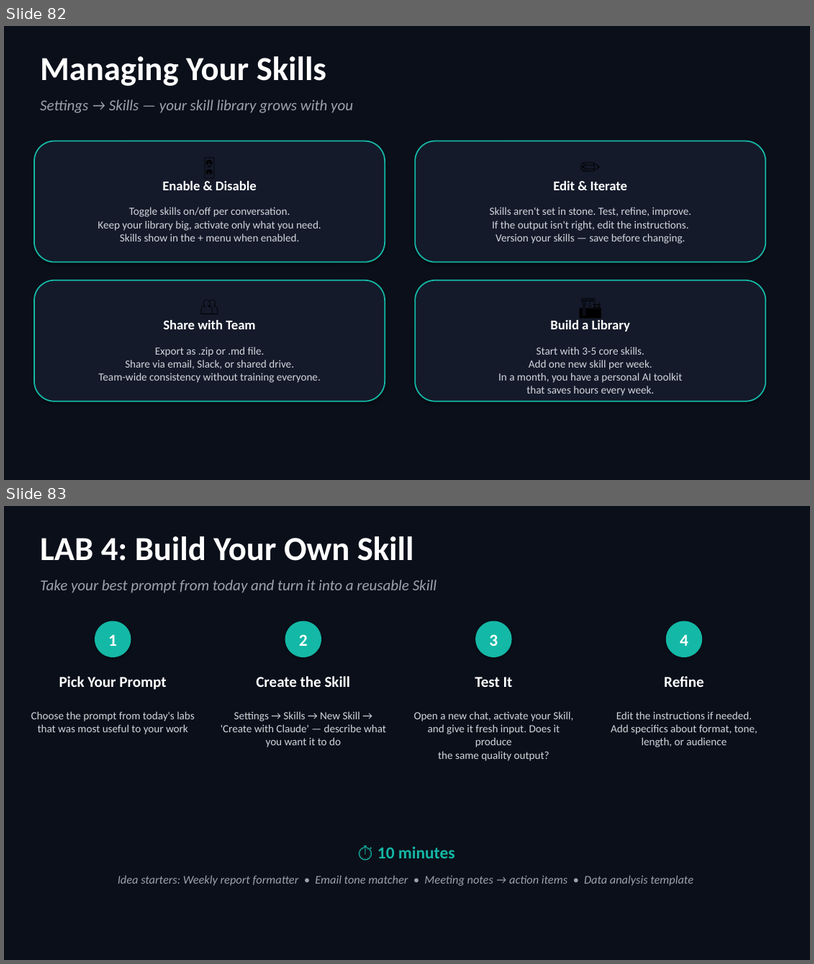
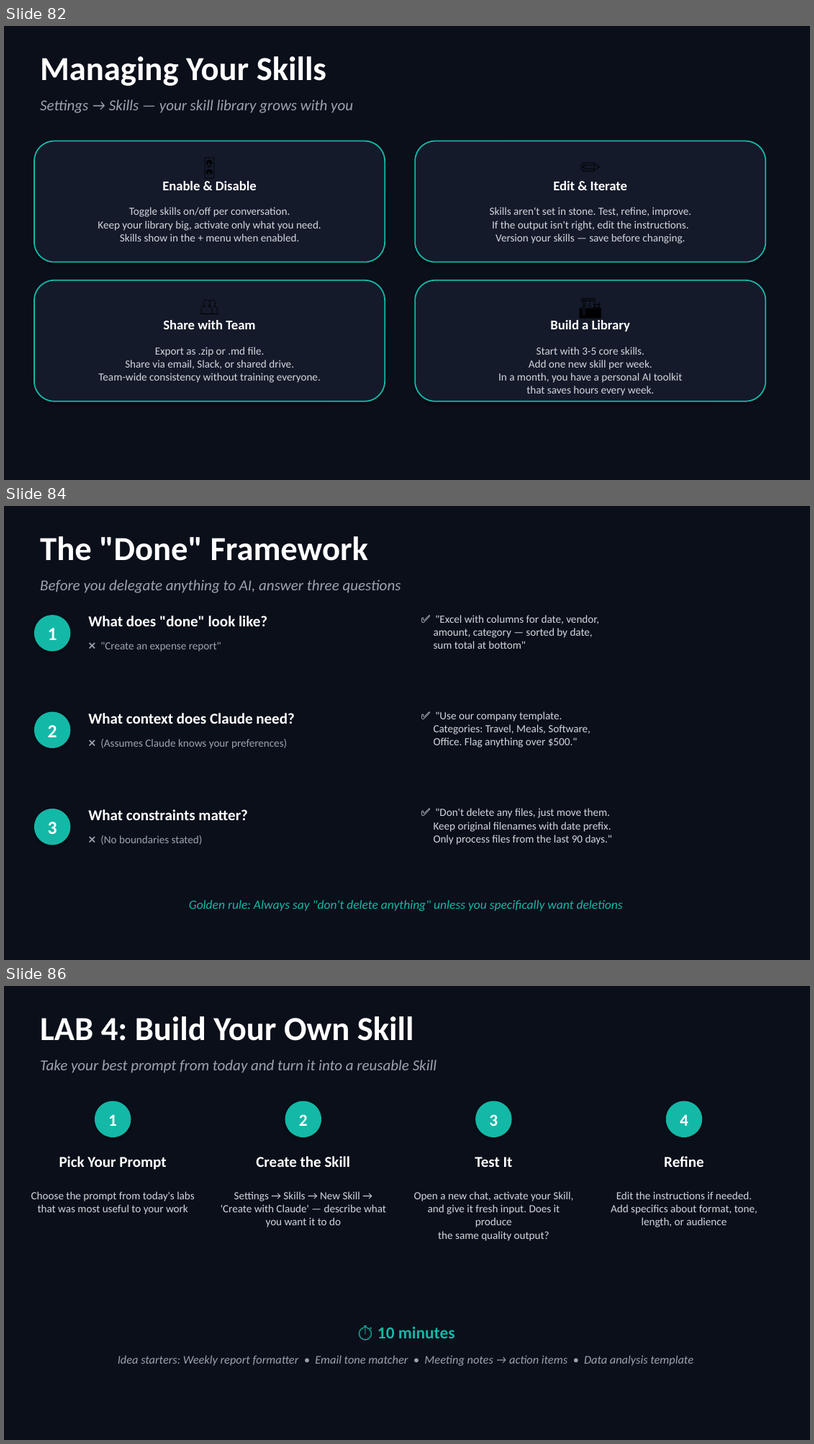
Before and after one commit to scottrhay/AIA-ClaudeCopilot, a slide deck: slides/Day1_Claude_for_Business.pptx. Shown one above the other, each under a label of ours: slides 82 and 83 before the commit, slides 82, 84 and 86 after it; the slides between them are not shown. The pictures are 814x964 and 814x1444 pixels, drawn with LibreOffice and Linux fonts; fonts in the diff are those of the drawing. Boxes give left, top, right and bottom in pixels: in the first picture for what was removed or moved away, otherwise in the second. Text is boxed around its words. In the diff, an @@ line names an element or a change of style, - is before the commit and + after.

Commit message:
Day 1: Add 3 Cowork slides — file operations, Done framework, AI Employee mindset
1. Claude Cowork: AI That Produces Actual Files (4 cards: file ops, real docs, research synthesis, AI employee)
2. The 'Done' Framework (3 questions: what does done look like, context, constraints)
3. The AI Employee Mindset (chatbot thinking vs delegation thinking)

Inserted before Lab 4 in Section 4. Day 1 now 97 slides.
Source: Claude Cowork Complete Guide.

```diff
--- a/slides/Day1_Claude_for_Business.pptx
+++ b/slides/Day1_Claude_for_Business.pptx
@@ slide 84 added at [4, 506, 810, 960], background #0B0F1A @@
@@ text added at [40, 536, 368, 561], 40 pt, text #FFFFFF, bold @@
+The "Done" Framework
@@ text added at [40, 579, 401, 593], 18 pt, text #9CA3AF, italic @@
+Before you delegate anything to AI, answer three questions
@@ ellipse added at [34, 615, 70, 651], fill #14B8A6, 22 pt, text #FFFFFF, bold @@
+1
@@ text added at [88, 615, 268, 626], 18 pt, text #FFFFFF, bold @@
+What does "done" look like?
@@ text added at [434, 615, 599, 649], 13 pt, text #D1D5DB @@
+✅ "Excel with columns for date, vendor,
+amount, category — sorted by date,
+sum total at bottom"
@@ text added at [100, 642, 221, 651], 13 pt, text #9CA3AF @@
+❌ "Create an expense report"
@@ ellipse added at [34, 712, 70, 748], fill #14B8A6, 22 pt, text #FFFFFF, bold @@
+2
@@ text added at [88, 713, 294, 723], 18 pt, text #FFFFFF, bold @@
+What context does Claude need?
@@ text added at [434, 711, 591, 747], 13 pt, text #D1D5DB @@
+✅ "Use our company template.
+Categories: Travel, Meals, Software,
+Office. Flag anything over $500."
@@ text added at [100, 739, 287, 749], 13 pt, text #9CA3AF @@
+❌ (Assumes Claude knows your preferences)
@@ text added at [434, 808, 612, 844], 13 pt, text #D1D5DB @@
+✅ "Don't delete any files, just move them.
+Keep original filenames with date prefix.
+Only process files from the last 90 days."
@@ ellipse added at [34, 808, 70, 845], fill #14B8A6, 22 pt, text #FFFFFF, bold @@
+3
@@ text added at [88, 809, 247, 820], 18 pt, text #FFFFFF, bold @@
+What constraints matter?
@@ text added at [100, 835, 203, 844], 13 pt, text #9CA3AF @@
+❌ (No boundaries stated)
@@ text added at [189, 900, 623, 911], 15 pt, text #14B8A6, italic @@
+Golden rule: Always say "don't delete anything" unless you specifically want deletions
@@ what was slide 83 is now slide 86 @@
```
Also in this commit, not shown: 2 other slides added.
